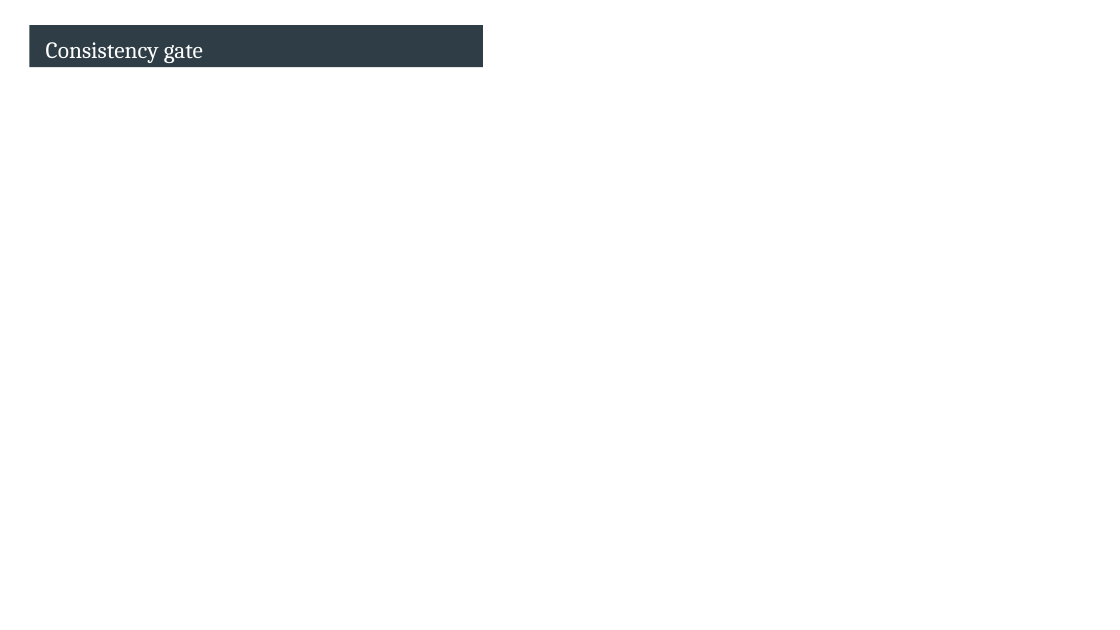
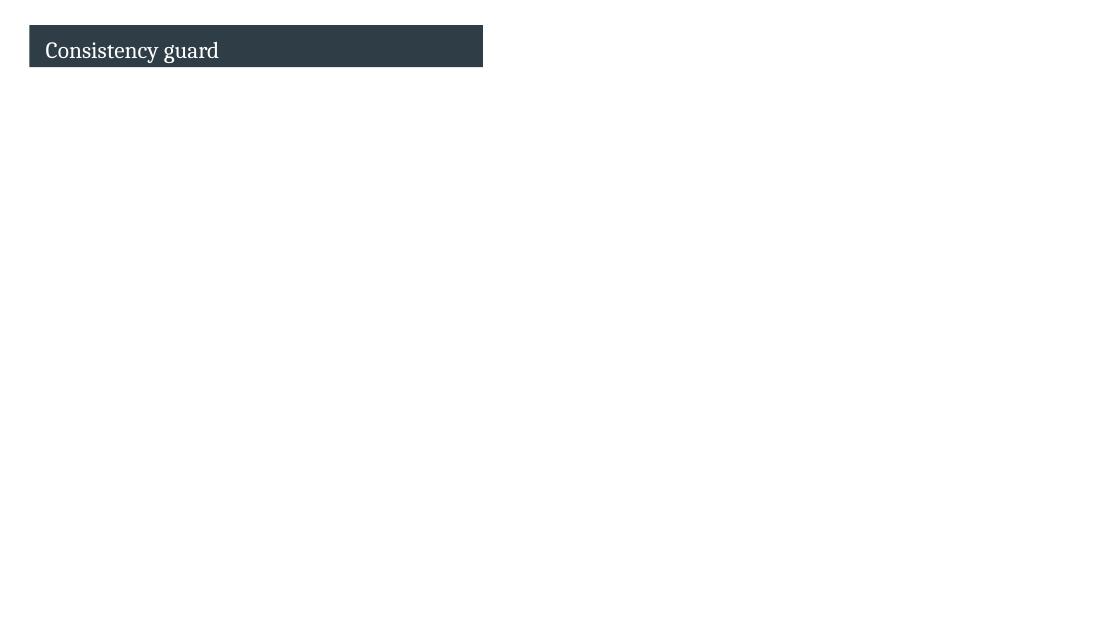
Before and after one commit to Aleksander1111/momentum, a slide deck: slide 12 of docs/harness-diagram.pptx. Drawn at 1120x630 pixels with LibreOffice and Linux fonts; fonts in the diff are those of the drawing; background and template pictures are left out. Boxes give left, top, right and bottom in pixels: in the first picture for what was removed or moved away, otherwise in the second. Text is boxed around its words. In the diff, an @@ line names an element or a change of style, - is before the commit and + after.

```diff
--- a/docs/harness-diagram.pptx
+++ b/docs/harness-diagram.pptx
@@ text in rectangle at (46,42,219,63): text changed @@
-Consistency gate
+Consistency guard
```
Also in this commit, not shown: 2 other slides changed, 36 other files.
